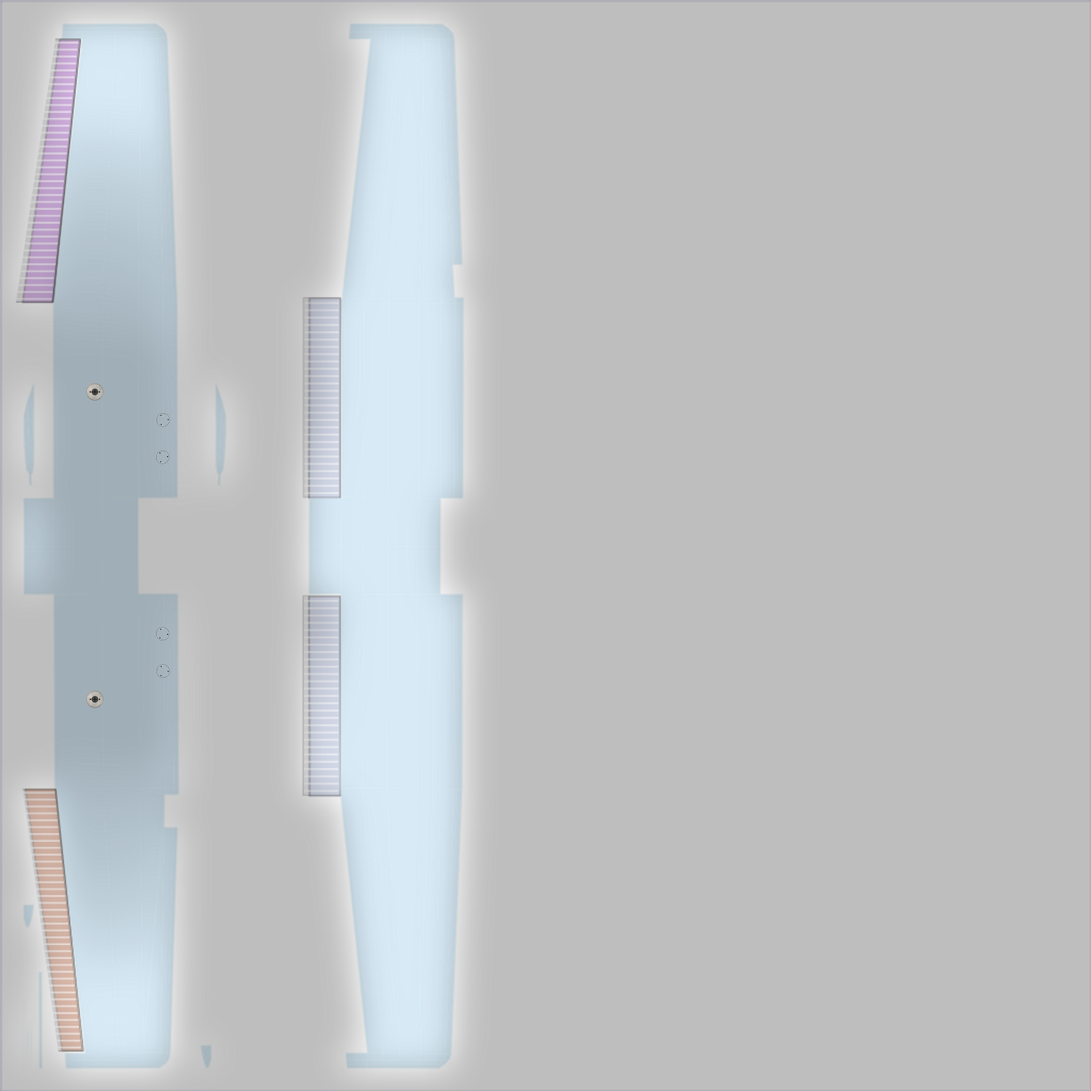
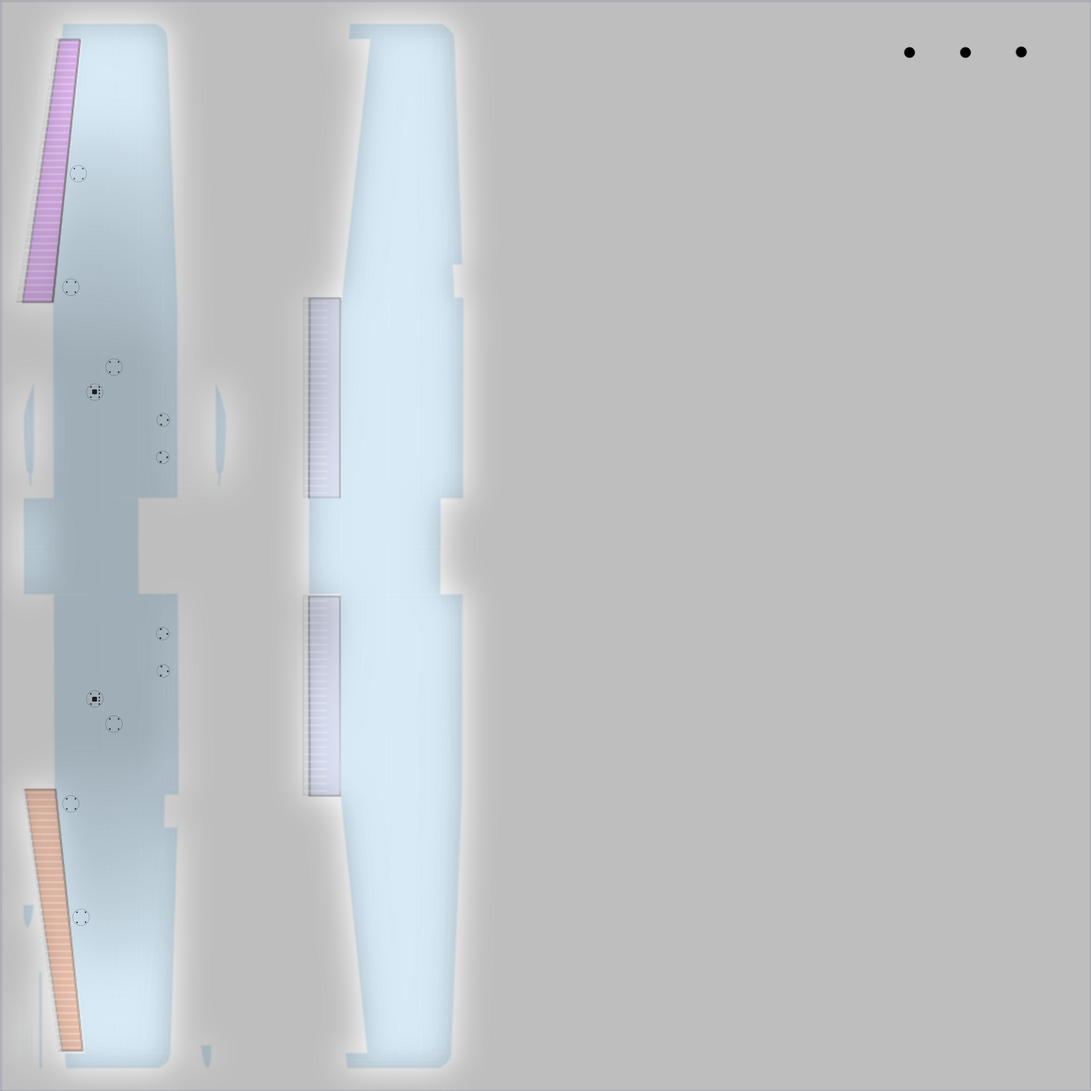
Layered file, before and after one edit (w=1091, h=1091). Changes by layer:
removed layer "fuel sump and bottom wing details" over [86, 383, 171, 709]
added layer "fuel sump and bottom wing details #1" above "wing structure" over [62, 45, 1029, 927]
added layer "Clipboard" (51%) above "wing-lines.png" over [15, 37, 342, 1053]
hid "wing-lines.png" over [15, 37, 342, 1053]
